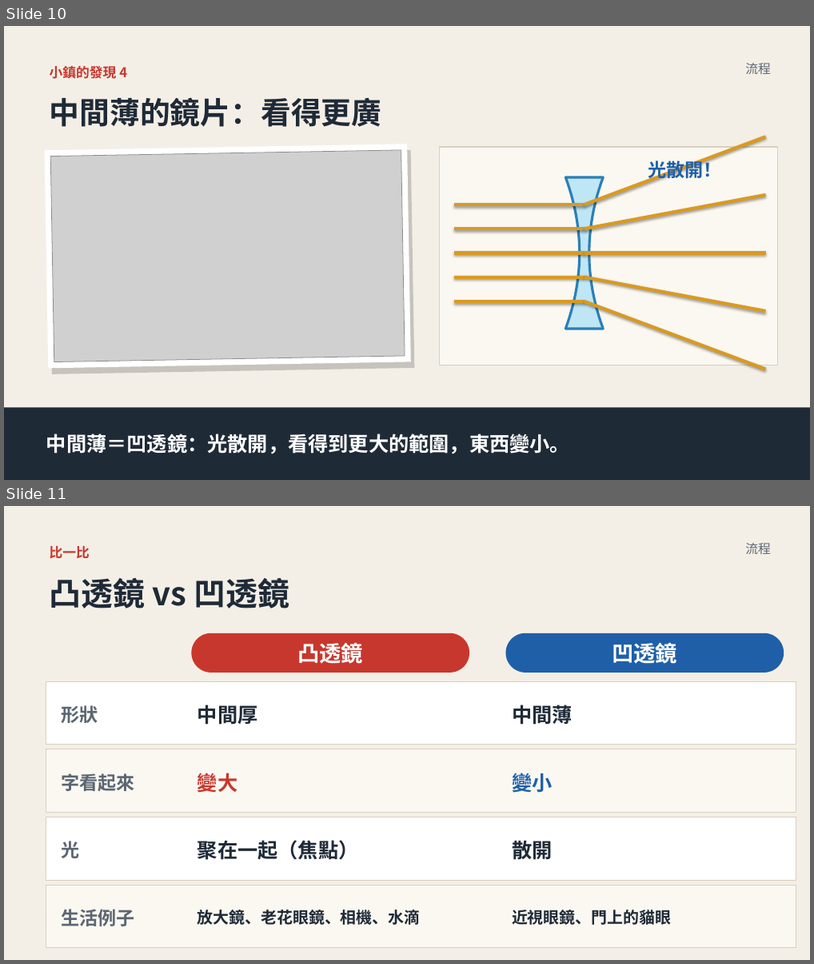
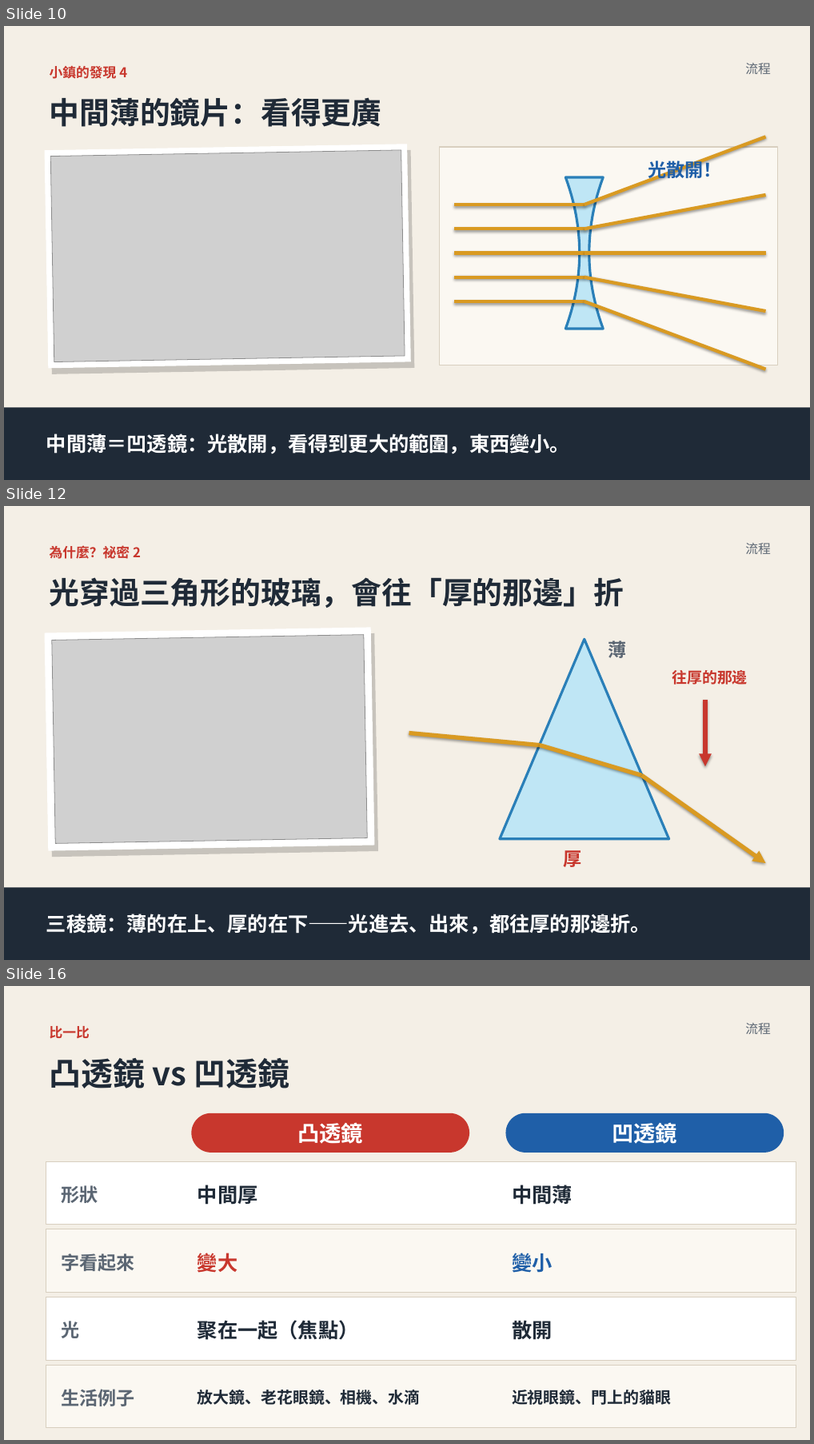
Before and after one commit to classtools1020/classtools1020.github.io, a slide deck: light-lens/files/L1-lens.pptx. Shown one above the other, each under a label of ours: slides 10 and 11 before the commit, slides 10, 12 and 16 after it; the slides between them are not shown. The pictures are 814x964 and 814x1444 pixels, drawn with LibreOffice and Linux fonts; fonts in the diff are those of the drawing; grey boxes stand for pictures. Boxes give left, top, right and bottom in pixels: in the first picture for what was removed or moved away, otherwise in the second. Text is boxed around its words. In the diff, an @@ line names an element or a change of style, - is before the commit and + after.

```diff
--- a/light-lens/files/L1-lens.pptx
+++ b/light-lens/files/L1-lens.pptx
@@ slide 12 added at [4,506,810,960], background #FFFFFF @@
@@ rectangle added at [4,506,810,960], fill #F4EFE6 @@
@@ text added at [50,545,141,559], 16 pt, text #C8372D, bold @@
+為什麼？祕密 2
@@ text added at [746,543,770,554], 15 pt, text #5B6673 @@
+流程
@@ text added at [50,577,624,608], 36 pt, text #1F2A37, bold @@
+光穿過三角形的玻璃，會往「厚的那邊」折
@@ rectangle added at [45,627,375,851], fill #FFFFFF @@
@@ rectangle added at [48,633,378,856], fill #000000 at 18% opacity @@
@@ picture added at [52,635,367,844] @@
@@ freeform shape added at [500,639,670,839], fill #BFE6F5, outline #2A7FB8 3 pt @@
@@ text added at [609,640,627,658], 22 pt, text #5B6673, bold @@
+薄
@@ text added at [672,670,748,684], 18 pt, text #C8372D, bold @@
+往厚的那邊
@@ arrow added from (706, 700) to (706, 766), #C8372D 5 pt @@
@@ line added from (410, 733) to (540, 745), #D99A22 5 pt @@
@@ line added from (540, 745) to (642, 776), #D99A22 5 pt @@
@@ arrow added from (642, 776) to (766, 863), #D99A22 5 pt @@
@@ text added at [563,850,582,867], 22 pt, text #C8372D, bold @@
+厚
@@ rectangle added at [4,887,810,960], fill #1F2A37, 24 pt, text #FFFFFF, bold @@
+三稜鏡：薄的在上、厚的在下——光進去、出來，都往厚的那邊折。
@@ what was slide 11 is now slide 16 @@
```
Also in this commit, not shown: 1 slide changed, 4 other slides added, 3 other files.
